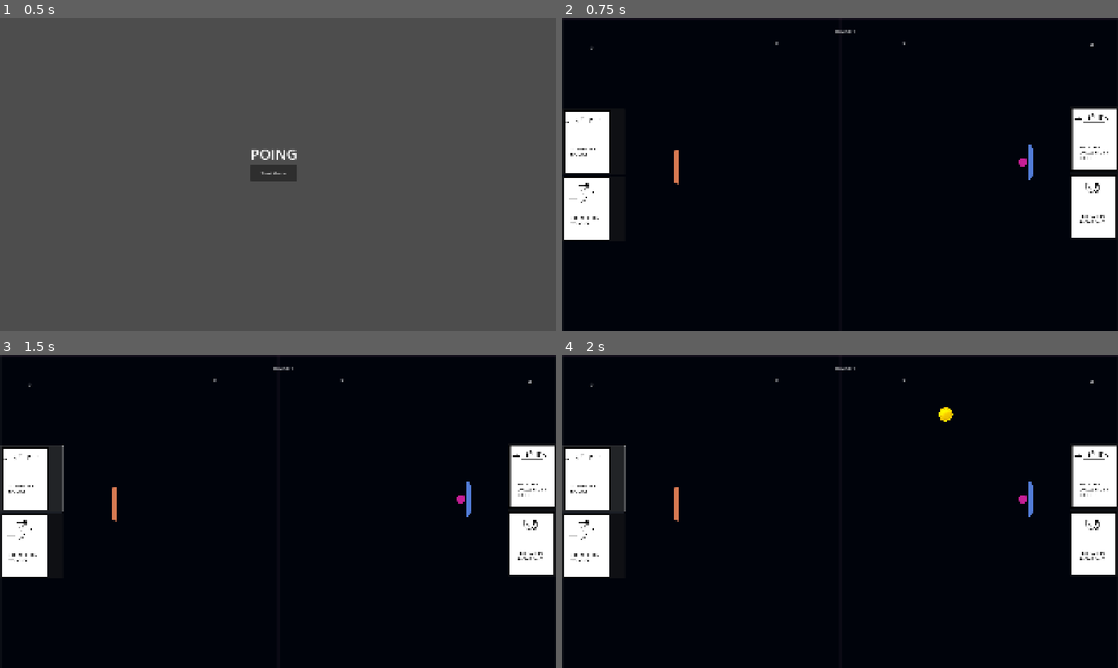
Above: before the commit, frames 1-4 (two rows, left to right).
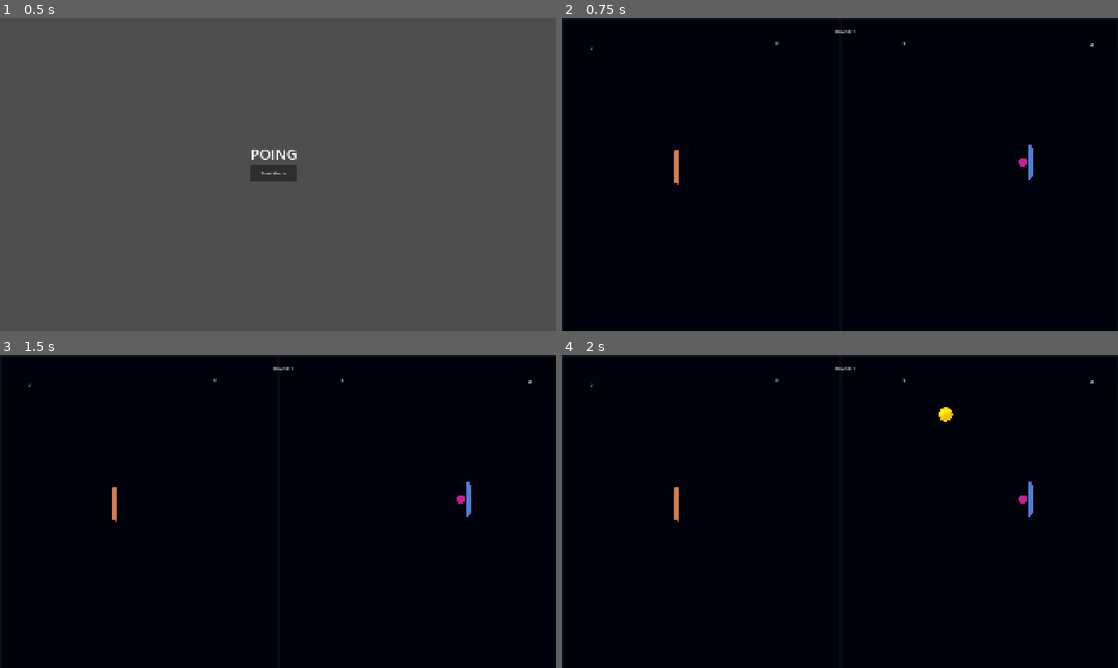
Above: after the commit, the same moments.

Repository: seemantsingh-code/pong-3
Game: Godot game, scene res://menu.tscn
Two runs of this game, one before a commit and one after it. Both use one fixed random seed, a clock stepped at 60 frames per second and the inputs below.
Inputs (mouse positions are in pixels of both pictures, inside the frame that each line leads up to):
- Up to frame 1 (0.5 s): no input
- Up to frame 2 (0.75 s): click "Start Game" at 0.5 s
- Up to frame 3 (1.5 s): click (33, 477) at 1.27 s
- Up to frame 4 (2 s): no input

Frame 1 is identical in both runs. In frame 2, 6.3% of the frame differs, in the area x 0-100%, y 28-71%; in frame 3, 7.1%; in frame 4, 7.1%.

Commit message:
in game deck

Diff:
--- a/Global.gd
+++ b/Global.gd
@@ -1,10 +1,20 @@
 extends Node
 
 var winner = "Player 1"
-var round_number = 0
+var round_number = 1
 var coin_p1 = 0
 var coin_p2 = 0
 
 var ball_by = ""
 
 var level_winner = {"1":"", "2":"", "3":""}
+
+const power_dict = {
+	'enlarge': ['res://simple-ping-pong-2Dgame-assets/go-big.png'],
+	'fasten': ['res://simple-ping-pong-2Dgame-assets/go-fast.png'],
+	'make-small': ['res://simple-ping-pong-2Dgame-assets/make-small.png'],
+	'pull-ball': ['res://simple-ping-pong-2Dgame-assets/pull-ball.png'],
+}
+
+var p1_powerups = []
+var p2_powerups = []
--- a/ball.gd
+++ b/ball.gd
@@ -44,7 +44,6 @@
 	for i in get_colliding_bodies():
 		if i is CharacterBody2D:
 			Global.ball_by = i.name  # or i, if you want the full reference
-			print("Ball last touched by:", i.name)
 
 func _reset_ball():
 	print('reset ball')
--- /dev/null
+++ b/game.gd
@@ -0,0 +1,29 @@
+extends Node2D
+
+func _ready() -> void:
+	# Initialize the game state or any necessary variables here
+	print("Game is ready!")
+	var vbox_p1 = $p1_powerups
+
+	var p1_powerups = Global.p1_powerups
+	for powerup in p1_powerups:
+		var texture_rect = TextureRect.new()
+		texture_rect.texture = load(Global.power_dict[powerup][0])
+		print("Loading texture for powerup: ", powerup, " with path: ", Global.power_dict[powerup][0])
+		texture_rect.name = powerup
+		# texture_rect.expand = true
+		# texture_rect.stretch_mode = TextureRect.STRETCH_KEEP_ASPECT_CENTERED
+		vbox_p1.add_child(texture_rect)
+		print("Added powerup: ", powerup, " to Player 1's powerups.")
+
+	var vbox_p2 = $p2_powerups
+	var p2_powerups = Global.p2_powerups
+	for powerup in p2_powerups:
+		var texture_rect = TextureRect.new()
+		texture_rect.texture = load(Global.power_dict[powerup][0])
+		print("Loading texture for powerup: ", powerup, " with path: ", Global.power_dict[powerup][0])
+		texture_rect.name = powerup
+		# texture_rect.expand = true
+		# texture_rect.stretch_mode = TextureRect.STRETCH_KEEP_ASPECT_CENTERED
+		vbox_p2.add_child(texture_rect)
+		print("Added powerup: ", powerup, " to Player 2's powerups.")
--- a/game.tscn
+++ b/game.tscn
@@ -1,6 +1,7 @@
-[gd_scene load_steps=11 format=3 uid="uid://bxj0e5evorta3"]
+[gd_scene load_steps=10 format=3 uid="uid://bxj0e5evorta3"]
 
 [ext_resource type="Texture2D" uid="uid://bgh2q1d6b6k6l" path="res://simple-ping-pong-2Dgame-assets/arts/Board.png" id="1_80nbo"]
+[ext_resource type="Script" uid="uid://6qd7rfbaq76x" path="res://game.gd" id="1_vef74"]
 [ext_resource type="PackedScene" uid="uid://yu0ho1lleu76" path="res://player_1.tscn" id="2_e2o6t"]
 [ext_resource type="PackedScene" uid="uid://bklfu8mrebj0y" path="res://player_2.tscn" id="3_feb5d"]
 [ext_resource type="PackedScene" uid="uid://br383wevkv0wn" path="res://boundry.tscn" id="4_fc0e3"]
@@ -8,10 +9,9 @@
 [ext_resource type="PackedScene" uid="uid://bujgi4687wuq6" path="res://line_right.tscn" id="6_eow3j"]
 [ext_resource type="PackedScene" uid="uid://5x8vpnfjqhqb" path="res://ball.tscn" id="7_eow3j"]
 [ext_resource type="Script" uid="uid://dglcqe2trtr6m" path="res://coin_spawner.gd" id="8_j5wjh"]
-[ext_resource type="PackedScene" uid="uid://c4mad8p35iwb3" path="res://deck.tscn" id="9_vef74"]
-[ext_resource type="PackedScene" uid="uid://b8vbq0odokxk1" path="res://deck2.tscn" id="10_hve3p"]
 
 [node name="game" type="Node2D"]
+script = ExtResource("1_vef74")
 
 [node name="TextureRect" type="TextureRect" parent="."]
 offset_right = 1143.0
@@ -80,15 +80,16 @@
 offset_bottom = 55.0
 text = "Round: 1"
 
-[node name="deck" parent="." instance=ExtResource("9_vef74")]
-offset_top = 312.0
-offset_bottom = 352.0
-
-[node name="deck2" parent="." instance=ExtResource("10_hve3p")]
-offset_left = 1752.0
-offset_top = 304.0
-offset_right = 1792.0
-offset_bottom = 344.0
-
 [node name="ball" parent="." instance=ExtResource("7_eow3j")]
 position = Vector2(968, 320)
+
+[node name="p1_powerups" type="VBoxContainer" parent="."]
+offset_top = 192.0
+offset_right = 32.0
+offset_bottom = 200.0
+
+[node name="p2_powerups" type="VBoxContainer" parent="."]
+offset_left = 1280.0
+offset_top = 872.0
+offset_right = 1304.0
+offset_bottom = 872.0
--- a/line_left.gd
+++ b/line_left.gd
@@ -9,7 +9,7 @@
 func _on_body_entered(body:Node2D) -> void:
 	ball._reset_ball()
 	score += 1
-	if score > 5:
+	if score > 2:
 		if Global.round_number < 3:
 			print("Round: " + str(Global.round_number))
 			Global.level_winner[str(Global.round_number)] = "Player 2"
@@ -20,7 +20,7 @@
 			score = 0
 			get_node("../p2score").text = str(0)
 			get_node("../round_label").text = "Round: " + str(Global.round_number)
-			get_tree().change_scene_to_file("res://shop.tscn")
+			get_tree().change_scene_to_file("res://shop_3.tscn")
 		else:
 			Global.level_winner[str(Global.round_number)] = "Player 2"
 			Global.winner = get_match_winner(Global.level_winner)
--- a/line_right.gd
+++ b/line_right.gd
@@ -10,7 +10,7 @@
 func _on_body_entered(body:Node2D) -> void:
 	ball._reset_ball()
 	score += 1
-	if score > 5:
+	if score > 2:
 		if Global.round_number < 3:
 			print("Round: " + str(Global.round_number))
 			Global.level_winner[str(Global.round_number)] = "Player 1"
@@ -21,7 +21,7 @@
 			score = 0
 			get_node("../p1score").text = str(0)
 			get_node("../round_label").text = "Round: " + str(Global.round_number)
-			get_tree().change_scene_to_file("res://shop.tscn")
+			get_tree().change_scene_to_file("res://shop_3.tscn")
 		else:
 			Global.level_winner[str(Global.round_number)] = "Player 1"
 			Global.winner = get_match_winner(Global.level_winner)
--- a/shop_3.gd
+++ b/shop_3.gd
@@ -1,11 +1,6 @@
 extends Node2D
 
-const power_dict = {
-	'enlarge': ['res://simple-ping-pong-2Dgame-assets/go-big.png'],
-	'fasten': ['res://simple-ping-pong-2Dgame-assets/go-fast.png'],
-	'make-small': ['res://simple-ping-pong-2Dgame-assets/make-small.png'],
-	'pull-ball': ['res://simple-ping-pong-2Dgame-assets/pull-ball.png'],
-}
+const power_dict = Global.power_dict
 
 # Player 1 Controls
 const P1_LEFT = "ui_p1_left"
@@ -22,6 +17,9 @@
 
 var p1_index = 0
 var p2_index = 0
+
+var p1_ready = false
+var p2_ready = false
 
 func _ready():
 	var p1_powerups = []
@@ -68,9 +66,16 @@
 		self.p1_index = (self.p1_index + 1) % 3
 		$shop_p1.get_child(self.p1_index).grab_focus()
 	elif Input.is_action_just_pressed(P1_BUY):
-		var selected_powerup = $shop_p1.get_child(self.p1_index).name
-		p1_powerups.append(selected_powerup)
-		print("Player 1 bought: ", p1_powerups)
+		if $shop_p1.get_child(self.p1_index).name == "play1":
+			p1_ready = true
+		else:
+			var selected_powerup = $shop_p1.get_child(self.p1_index).name
+			if selected_powerup in p1_powerups:
+				print("Player 1 already has this powerup: ", selected_powerup)
+			else:
+				# Add the selected powerup to the player's list
+				p1_powerups.append(selected_powerup)
+				print("Player 1 bought: ", p1_powerups)
 
 
 
@@ -82,6 +87,19 @@
 		self.p2_index = (self.p2_index + 1) % 3
 		$shop_p2.get_child(self.p2_index).grab_focus()
 	elif Input.is_action_just_pressed(P2_BUY):
-		var selected_powerup = $shop_p2.get_child(self.p2_index).name
-		p2_powerups.append(selected_powerup)
-		print("Player 2 bought: ", p2_powerups)
+		if $shop_p2.get_child(self.p2_index).name == "play2":
+			p2_ready = true
+		else:
+			var selected_powerup = $shop_p2.get_child(self.p2_index).name
+			if selected_powerup in p2_powerups:
+				print("Player 2 already has this powerup: ", selected_powerup)
+			else:
+				# Add the selected powerup to the player's list
+				p2_powerups.append(selected_powerup)
+				print("Player 2 bought: ", p2_powerups)
+	if p1_ready and p2_ready:
+		Global.p1_powerups = p1_powerups
+		Global.p2_powerups = p2_powerups
+		print("Player 1 Powerups: ", Global.p1_powerups)
+		print("Player 2 Powerups: ", Global.p2_powerups)
+		get_tree().change_scene_to_file("res://game.tscn")
Not shown, added: game.gd.uid
